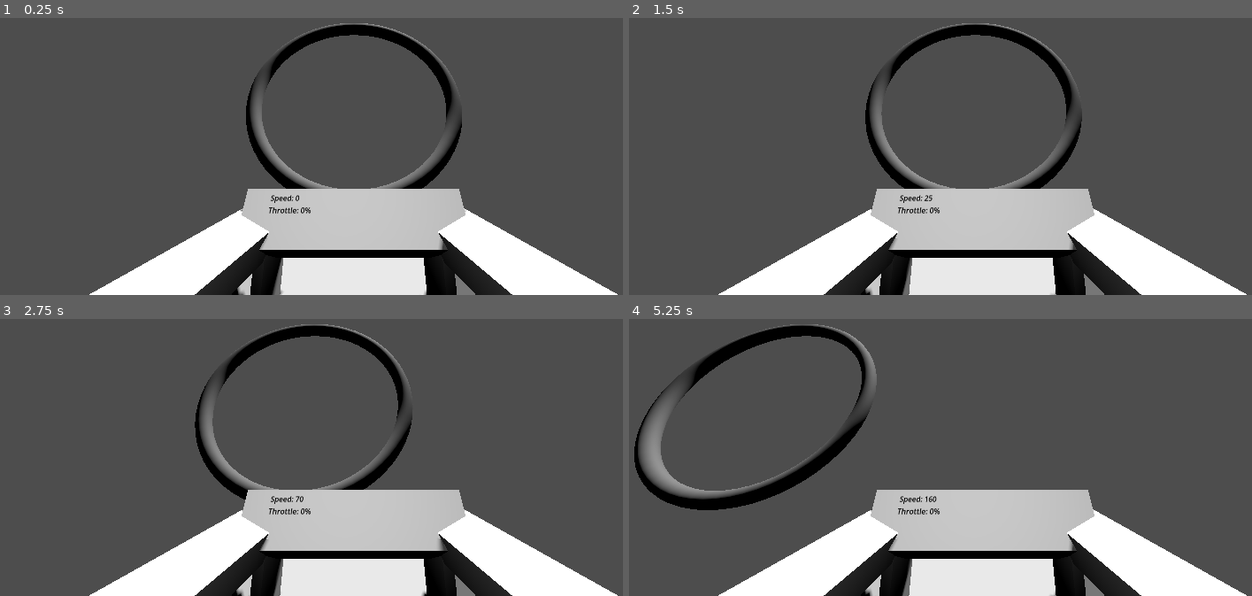
Above: before the commit, frames 1-4 (two rows, left to right).
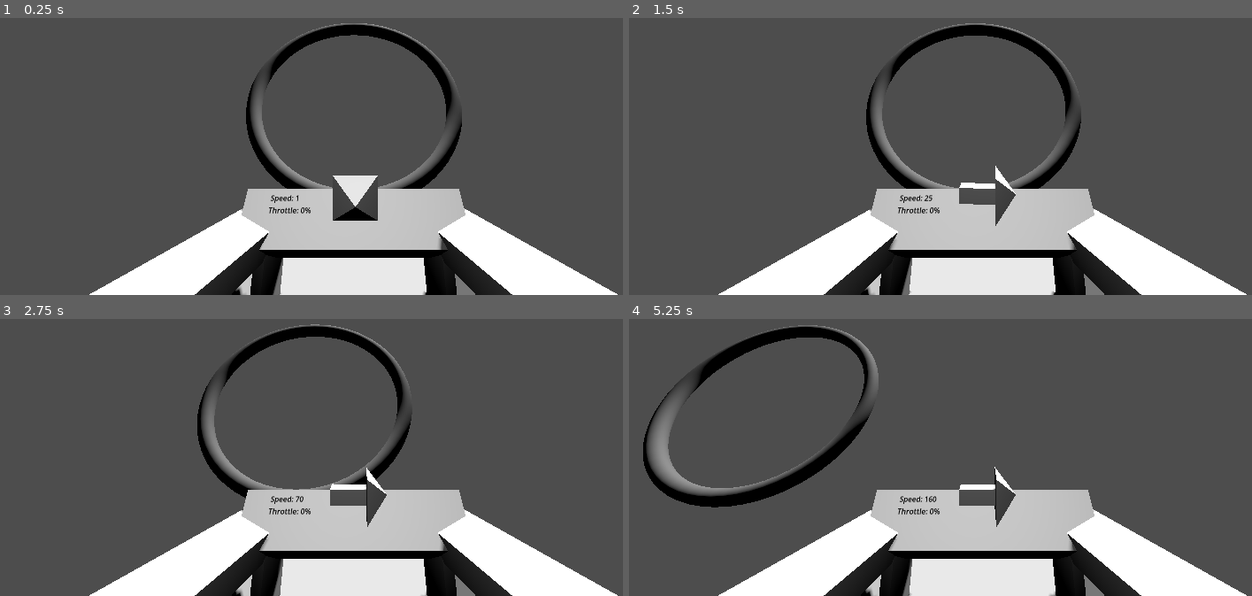
Above: after the commit, the same moments.

Repository: Chromaphasia/Noxara
Game: Godot game, scene res://Scenes/Main Scenes/system.tscn
Same seed, same stepped clock (60 frames per second), same inputs: the game is played once before the commit and once after it.
Inputs:
- Up to frame 1 (0.25 s): no input
- Up to frame 2 (1.5 s): tap Enter at 0.5 s; hold D (HorizontalUp) from 0.53 s (still down)
- Up to frame 3 (2.75 s): keep holding D (HorizontalUp)
- Up to frame 4 (5.25 s): keep holding D (HorizontalUp)

The runs differ from the first frame. In frame 1, 1.3% of the frame differs, in the area x 37-75%, y 1-100%; in frame 2, 1.3%; in frame 3, 1.9%; in frame 4, 3.8%, in the area x 0-75%, y 1-100%.

Commit message:
Thrust Dampener Rotation

Diff:
--- a/Scenes/Main Scenes/system.tscn
+++ b/Scenes/Main Scenes/system.tscn
@@ -1,7 +1,8 @@
-[gd_scene load_steps=8 format=3 uid="uid://dnitq8k68qlaw"]
+[gd_scene load_steps=9 format=3 uid="uid://dnitq8k68qlaw"]
 
 [ext_resource type="Script" path="res://Scripts/Player Scripts/PlayerShip.gd" id="1_jy8hd"]
 [ext_resource type="PackedScene" uid="uid://dfrgs5dtg7nvg" path="res://Assets/Models/Ships/Internals/debugCockpit.glb" id="2_ogakp"]
+[ext_resource type="PackedScene" uid="uid://ccekg0ldha1au" path="res://Assets/Models/Misc/Arrow.glb" id="2_ook1m"]
 
 [sub_resource type="CapsuleShape3D" id="CapsuleShape3D_uc4td"]
 
@@ -24,8 +25,12 @@
 
 [node name="PlayerShip" type="CharacterBody3D" parent="."]
 transform = Transform3D(1, 0, 0, 0, 1, 0, 0, 0, 1, -0.594238, -0.0448103, -0.675405)
+rotation_edit_mode = 1
 motion_mode = 1
 script = ExtResource("1_jy8hd")
+
+[node name="Arrow" parent="PlayerShip" instance=ExtResource("2_ook1m")]
+transform = Transform3D(0.105235, 0, 0.00183688, 0, 0.105251, 0, -0.00183688, 0, 0.105235, 0.0219845, -1.32213, -3.52012)
 
 [node name="CollisionShape3D" type="CollisionShape3D" parent="PlayerShip"]
 transform = Transform3D(1, 0, 0, 0, -4.37114e-08, -1, 0, 1, -4.37114e-08, 0, 0, 0)
--- a/Scripts/Player Scripts/PlayerShip.gd
+++ b/Scripts/Player Scripts/PlayerShip.gd
@@ -2,7 +2,7 @@
 
 
 @export var manueverability := .001
-@export var maxSpeed := .5
+@export var maxSpeed := 2.0
 @export var acceleration := .02
 var flightMode: bool
 var dampeners: bool
@@ -68,15 +68,18 @@
 			rotationalVelocity = rotationalVelocity.clamp(-maxRotationalVelocity,maxRotationalVelocity)
 		#RotationHandling
 		#print("After Application: " + str(rotationalVelocity))
-	rotation.z += rotationalVelocity.z
-	rotation.x += rotationalVelocity.rotated(Vector3(0,0,1),rotation.z).x
-	rotation.y += rotationalVelocity.rotated(Vector3(0,0,1),rotation.z).y
+	quaternion = quaternion * Quaternion(Vector3.BACK,rotationalVelocity.z)
+	quaternion = quaternion * Quaternion(Vector3.RIGHT,rotationalVelocity.x)
+	quaternion = quaternion * Quaternion(Vector3.UP,rotationalVelocity.y)
+	#rotation.z += rotationalVelocity.z
+	#rotation.x += rotationalVelocity.rotated(Vector3(0,0,1),rotation.z).x
+	#rotation.y += rotationalVelocity.rotated(Vector3(0,0,1),rotation.z).y
 	if dampeners:
-		print("PitchRollVector: " +str(pitchRollVector))
+		#print("PitchRollVector: " +str(pitchRollVector))
 		if pitchRollVector.y == 0 and rotationalVelocity.z != 0:
 			rotationalVelocity.z = move_toward(rotationalVelocity.z, 0, manueverability)
 		if pitchRollVector.x == 0 and rotationalVelocity.x != 0:
-			print("Slowing Pitch")
+			#print("Slowing Pitch")
 			rotationalVelocity.x = move_toward(rotationalVelocity.x, 0, manueverability)
 		if yawAxis == 0 and rotationalVelocity.y != 0:
 			rotationalVelocity.y = move_toward(rotationalVelocity.y,0,manueverability)
@@ -98,6 +101,8 @@
 		#Limiter
 		throttleAmount = clamp(throttleAmount,-1.0,1.0)
 
+		#Local Velocity Value
+
 		#Apply Throttle to Velocity
 		if not safeMode:
 			frameVelocity.z += throttleAmount*acceleration
@@ -108,19 +113,26 @@
 		frameVelocity.x += horizontalThrustVector*acceleration*.3
 		var verticalThrustVector = Input.get_axis("VerticalDown","VerticalUp")
 		frameVelocity.y += verticalThrustVector*acceleration*.5
+		#Velocity Pointer Arrow
+		$Arrow.look_at($Arrow.global_transform.origin + velocity,Vector3.UP)
+
 		#Dampening
 		if dampeners:
-			#Converts universal velocity back to ship-local velocity
-			print(rotation)
-			print(velocity)
-			var shipLocalVelocity = velocity.rotated(Vector3(0,1,0),-rotation.y).rotated(Vector3(1,0,0),-rotation.x).rotated(Vector3(0,0,1),-rotation.z)
-			print(shipLocalVelocity)
-			if shipLocalVelocity.z != 0 and frameVelocity.z == 0:
-				frameVelocity.z -= shipLocalVelocity.z - move_toward(shipLocalVelocity.z,0,acceleration)
-			if shipLocalVelocity.x != 0 and frameVelocity.x == 0:
-				frameVelocity.x -= shipLocalVelocity.x - move_toward(shipLocalVelocity.x,0,acceleration*.3)
-			if shipLocalVelocity.y != 0 and frameVelocity.y == 0:
-				frameVelocity.y -= shipLocalVelocity.y - move_toward(shipLocalVelocity.y,0,acceleration*.5)
+			var localVelocityAngle = $Arrow.rotation
+			print($Arrow.rotation)
+			if 1.5*PI > localVelocityAngle.y and localVelocityAngle.y > .5*PI and frameVelocity.z == 0:
+				print("test"+ str(2.0*(.5 - abs((localVelocityAngle.y/PI)-1.0)) * acceleration))
+				frameVelocity.z -= 2.0*(.5 - abs((localVelocityAngle.y/PI)-1.0)) * acceleration
+			elif localVelocityAngle.y < .5 * PI and localVelocityAngle.y > -.5* PI and frameVelocity.z == 0:
+				frameVelocity.z += 2.0*(.5 - abs((localVelocityAngle.y/PI))) * acceleration
+			if localVelocityAngle.y > 0 and localVelocityAngle.y < PI and frameVelocity.x == 0:
+				frameVelocity.x += 2.0*(.5 - abs((localVelocityAngle.y/PI)-.5)) * acceleration*.3
+			elif localVelocityAngle.y < 0 and localVelocityAngle.y > -1.0*PI and frameVelocity.x == 0:
+				frameVelocity.x -= 2.0*(.5 - abs((localVelocityAngle.y/PI)+.5)) * acceleration*.3
+			if localVelocityAngle.x > 0 and localVelocityAngle.x < PI and frameVelocity.y == 0:
+				frameVelocity.y -= 2.0*(.5 - abs((localVelocityAngle.x/PI)-.5)) * acceleration*.5
+			elif localVelocityAngle.x < 0 and localVelocityAngle.x > -1.0*PI and frameVelocity.y == 0:
+				frameVelocity.y += 2.0*(.5 - abs((localVelocityAngle.x/PI)+.5)) * acceleration*.5
 		#Rotates frame velocity to universal frame of reference
 		#This rotation vector breaks everything:
 		#(-0.724, 1.26, -1.29)
@@ -128,6 +140,7 @@
 		frameVelocity = frameVelocity.rotated(Vector3(0,1,0),rotation.y).rotated(Vector3(1,0,0),rotation.x).rotated(Vector3(0,0,1),rotation.z)
 		#Applies frame velocity to velocity
 		velocity += frameVelocity
+		velocity = velocity.limit_length(maxSpeed)
 		#Apply velocity to position
 		position += velocity
 
Binary file added: Assets/Models/Misc/Arrow.glb
Not shown, added: Assets/Models/Misc/Arrow.glb.import
Not shown, added: Assets/Blender Files/Arrow.blend
Not shown, added: Assets/Blender Files/Arrow.blend1
